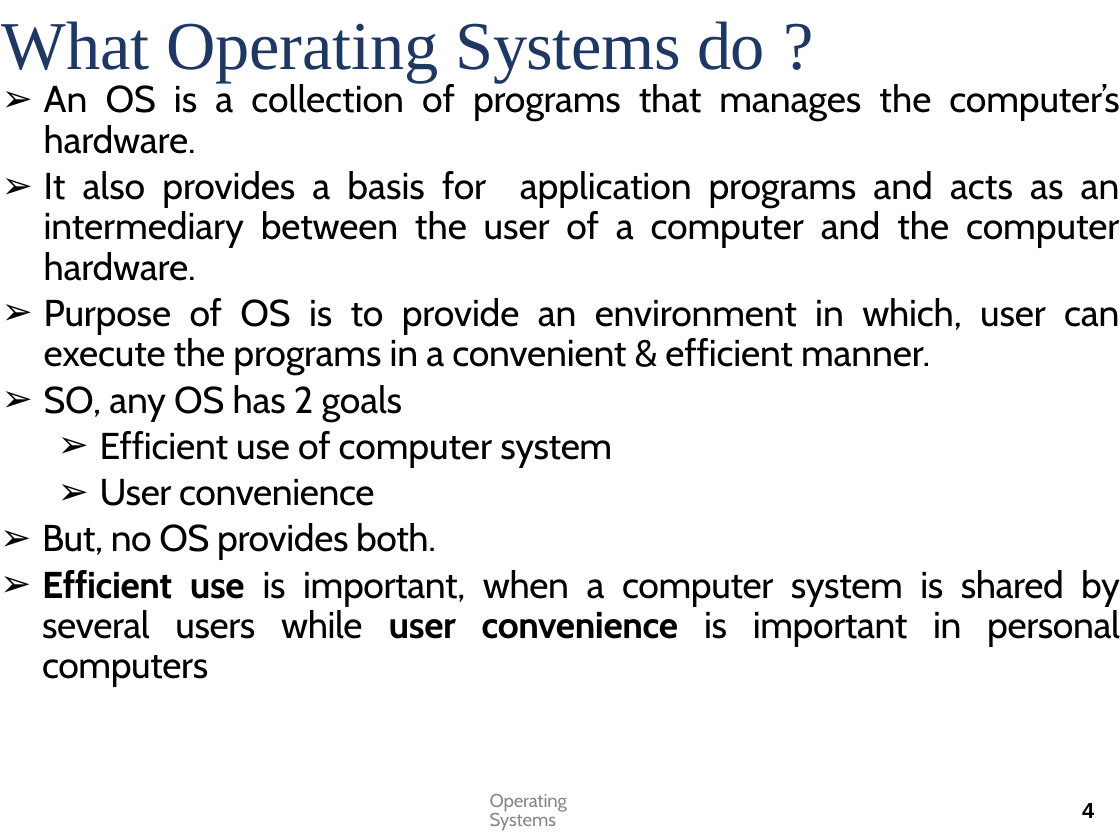
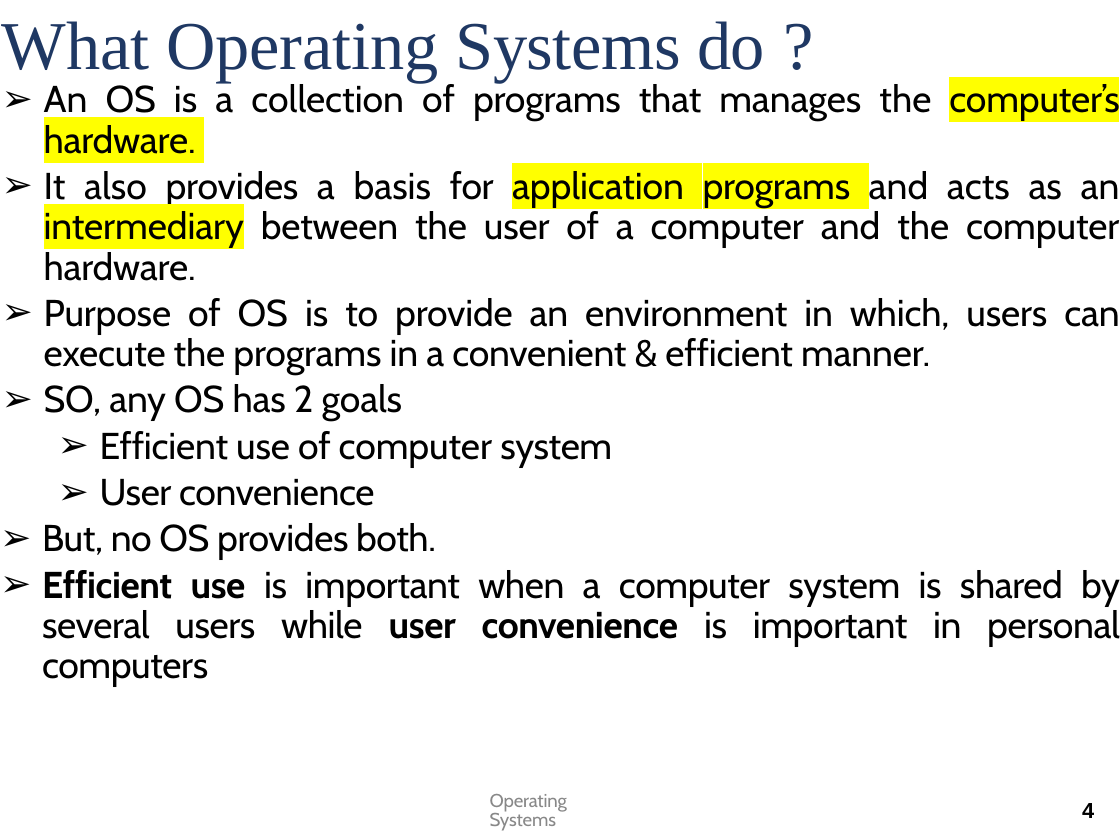
Before and after one commit to arjundontflex/notes.github.io, a slide deck: slide 4 of OS/OS_Module1_2023.pptx. Drawn at 1120x840 pixels with LibreOffice and Linux fonts; fonts in the diff are those of the drawing; background and template pictures are left out. Boxes give left, top, right and bottom in pixels: in the first picture for what was removed or moved away, otherwise in the second. Text is boxed around its words. In the diff, an @@ line names an element or a change of style, - is before the commit and + after.

```diff
--- a/OS/OS_Module1_2023.pptx
+++ b/OS/OS_Module1_2023.pptx
@@ text at [44,81,1120,281]: highlight none to #FFFF00 in "computer’s hardware.", "application programs intermediary" @@
@@ text at [44,298,1119,375]: text changed @@
-➢ Purpose of OS is to provide an environment in which, user can execute the programs in a convenient & efficient manner.
+➢ Purpose of OS is to provide an environment in which, users can execute the programs in a convenient & efficient manner.
@@ text at [42,570,1120,687]: text changed @@
-  ➢ Efficient use is important, when a computer system is shared by several users while user convenience is important in personal computers
+  ➢ Efficient use is important when a computer system is shared by several users while user convenience is important in personal computers
```
Also in this commit, not shown: 10 other slides changed, 6 slides added, 5 other files.
